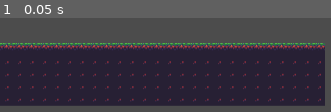
Above: before the commit, frame 1.
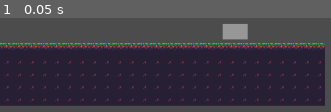
Above: after the commit, the same moment.

Repository: BuendiaGames/Squashy
Game: Godot game, scene res://core/level.tscn
Two runs of this game, one before a commit and one after it. Both use one fixed random seed, a clock stepped at 60 frames per second and the inputs below. This scene is started directly instead of the project's main scene.
Inputs:
- Up to frame 1 (0.05 s): no input

The runs differ from the first frame. In frame 1, 1.3% of the frame differs, in the area x 67-75%, y 6-24%.

Commit message:
Added shooting, barriers and water. Added death. Added anim sync

Diff:
--- /dev/null
+++ b/core/barrier.gd
@@ -0,0 +1,39 @@
+extends Node2D
+
+var life = 100.0
+
+remotesync var team = global_c.TEAM_A
+remotesync var color = global_c.TA_COLOR
+
+func _ready():
+	add_to_group("walls")
+
+#Team of this wall
+func set_team(new_team):
+	if new_team == global_c.TEAM_A:
+		color = global_c.TA_COLOR
+	else:
+		color = global_c.TB_COLOR
+
+	rset("team", new_team)
+	rpc("change_color", color)
+
+#Change the color for all peers
+remotesync func change_color(c):
+	color = c
+	$sprite.modulate = c
+
+
+#Set the correct position, in front of character, and fixing the height
+func set_pos(p, dir):
+	position = p
+	position.x += dir * 40
+	position.y -= 80 #region rect /2
+
+func damage(d):
+	rpc("do_damage_net", d)
+
+remotesync func do_damage_net(d):
+	life -= d
+	if life <= 0:
+		queue_free()
--- /dev/null
+++ b/core/barrier.tscn
@@ -0,0 +1,21 @@
+[gd_scene load_steps=4 format=2]
+
+[ext_resource path="res://core/barrier.gd" type="Script" id=1]
+[ext_resource path="res://graphics/character/barrera.png" type="Texture" id=2]
+
+[sub_resource type="RectangleShape2D" id=1]
+extents = Vector2( 10, 80.6175 )
+
+[node name="barrier" type="Node2D"]
+script = ExtResource( 1 )
+
+[node name="sprite" type="Sprite" parent="."]
+modulate = Color( 0.0862745, 0.980392, 0.960784, 1 )
+texture = ExtResource( 2 )
+region_enabled = true
+region_rect = Rect2( 0, 0, 20, 160 )
+
+[node name="static" type="StaticBody2D" parent="."]
+
+[node name="shape" type="CollisionShape2D" parent="static"]
+shape = SubResource( 1 )
--- a/core/bullet.gd
+++ b/core/bullet.gd
@@ -2,6 +2,8 @@
 
 var bullet_dir = global_c.RIGHT
 var sender_team = global_c.TEAM_A
+
+var damage = 20
 
 const speed = 100
 
@@ -29,7 +31,11 @@
 
 	#TODO add damage/recover depending on team
 	if body.is_in_group("players"):
-		body.damage()
-
+		if sender_team != body.team:
+			body.damage()
+		else:
+			body.recover()
+	elif body.is_in_group("walls"):
+		body.damage(damage)
 
 	queue_free()
--- a/core/bullet.tscn
+++ b/core/bullet.tscn
@@ -1,13 +1,17 @@
-[gd_scene load_steps=3 format=2]
+[gd_scene load_steps=4 format=2]
 
 [ext_resource path="res://core/bullet.gd" type="Script" id=1]
+[ext_resource path="res://graphics/character/Disparo_bala.png" type="Texture" id=2]
 
 [sub_resource type="CircleShape2D" id=1]
-radius = 16.0
+radius = 3.87445
 
 [node name="bullet" type="Area2D"]
 script = ExtResource( 1 )
 
 [node name="shape" type="CollisionShape2D" parent="."]
 shape = SubResource( 1 )
+
+[node name="sprite" type="Sprite" parent="."]
+texture = ExtResource( 2 )
 [connection signal="body_entered" from="." to="." method="_on_bullet_body_entered"]
--- a/core/global_const.gd
+++ b/core/global_const.gd
@@ -9,12 +9,17 @@
 const LEFT = -1
 const RIGHT = 1
 const JUMP = 2
-const NOTHING = 3
+const CHARGE = 3
+const NOTHING = 4
 
 const TEAM_A = 0
 const TEAM_B = 1
+const TEAM_0 = 2
 
 const FL_NORMAL = Vector2(0.0, -1.0)
+
+const TA_COLOR = Color("#59ffff")
+const TB_COLOR = Color("#fa7c16")
 
 # Called when the node enters the scene tree for the first time.
 func _ready():
--- a/core/level.gd
+++ b/core/level.gd
@@ -4,6 +4,8 @@
 var selfID = null
 var player = null
 
+#To avoid continuous firing
+var shoot_released = true
 
 #Pause game
 func _ready():
@@ -61,10 +63,22 @@
 		player.current_action = global_c.JUMP
 		rpc_id(1, "send_action", selfID, global_c.JUMP)
 
+	#Concentrate
+	if event.is_action_pressed("ui_down"):
+		player.current_action = global_c.CHARGE
+		rpc_id(1, "send_action", selfID, global_c.CHARGE)
+	elif event.is_action_released("ui_down") and player.current_action == global_c.CHARGE:
+		player.current_action = global_c.IDLE
+		rpc_id(1, "send_action", selfID, global_c.IDLE)
+
 	#Shoot
-	if event.is_action_pressed("shoot"):
+	if event.is_action_pressed("shoot") and shoot_released:
 		player.shoot()
-		#rpc_id(1, "send_shoot", selfID)
+		shoot_released = false
+	elif event.is_action_released("shoot"):
+		shoot_released = true
+
+
 
 
 func get_player(id):
--- a/core/level.tscn
+++ b/core/level.tscn
@@ -1,7 +1,8 @@
-[gd_scene load_steps=3 format=2]
+[gd_scene load_steps=4 format=2]
 
 [ext_resource path="res://core/level.gd" type="Script" id=1]
 [ext_resource path="res://graphics/tiles/tileset.tres" type="TileSet" id=2]
+[ext_resource path="res://core/water.tscn" type="PackedScene" id=3]
 
 [node name="level" type="Node2D"]
 script = ExtResource( 1 )
@@ -15,3 +16,8 @@
 [node name="players" type="Node2D" parent="."]
 
 [node name="bullets" type="Node2D" parent="."]
+
+[node name="walls" type="Node2D" parent="."]
+
+[node name="water" parent="." instance=ExtResource( 3 )]
+position = Vector2( 301.192, 128.703 )
--- a/core/network_manager.gd
+++ b/core/network_manager.gd
@@ -43,7 +43,8 @@
 		player_info[id] = peer_info
 	else:
 		print("Bad pass")
-		get_tree().network_peer.disconnect_peer(id, true)
+		#get_tree().network_peer.disconnect_peer(id, true)
+		disconnect_from_server(id)
 
 
 #Set up the server
@@ -78,6 +79,13 @@
 		gameID = code.strip_edges()
 	return err
 
+#Terminates the connection from server
+func disconnect_from_server(id):
+	if get_tree().is_network_server():
+		get_tree().network_peer.disconnect_peer(id, true)
+		print("here")
+
+
 
 # ---------------------------------------------------- #
 # Lobby / Connection events
@@ -101,7 +109,7 @@
 
 	#If a player disconnects during a game, free its node
 	if scene.name == "level":
-		scene.get_node("players/" + str(id)).free()
+		scene.get_node("players/" + str(id)).queue_free()
 
 	print("Bye " + str(id))
 
--- a/core/player.gd
+++ b/core/player.gd
@@ -25,7 +25,7 @@
 #Horizontal movement
 const speed = 20
 var vel = Vector2(0.0, 0.0)
-var dir = global_c.RIGHT
+remotesync var dir = global_c.RIGHT
 var current_action = global_c.IDLE
 
 
@@ -34,17 +34,30 @@
 const jumpspeed = 100.0
 const g = 100.0
 remote var in_air = false
-
+var in_water = false
+var water_contact = null
 
 #Actions
-remote var team = global_c.TEAM_A
+var team = global_c.TEAM_A
 var bullet_class = null
+var wall_class = null
+
+
+#Vars
+var life = 100.0
+var maxlife = 100.0
+
+var minscale = 0.4
+
+var create_clock = 0.0
+const create_time = 3.0
 
 # Called when the node enters the scene tree for the first time.
 func _ready():
 	add_to_group("players")
 	update_texture(TEX32) #Set the default texture
 	bullet_class = preload("res://core/bullet.tscn")
+	wall_class = preload("res://core/barrier.tscn")
 	set_process(get_tree().is_network_server())
 
 func _process(delta):
@@ -53,35 +66,57 @@
 
 	#Process actions
 	if current_action == global_c.LEFT or current_action == global_c.RIGHT:
-		dir = current_action
+		rpc_unreliable("look_dir", current_action)
 		vel.x = speed * current_action
-		$sprite.flip_h = dir == global_c.RIGHT
 		if not in_air:
-			change_anim("run")
+			rpc_unreliable("change_anim", "run")
 	elif current_action == global_c.JUMP:
 		vel.y = -jumpspeed
 		in_air = true
-		change_anim("jump_start")
+		rpc("change_anim", "jump_start")
 		set_action(global_c.NOTHING)
 	elif current_action == global_c.IDLE:
 		vel.x = 0.0
-		change_anim("idle")
+		create_clock = 0.0 #Reset the clock for wall creation
+		rpc("change_anim", "idle")
+	elif current_action == global_c.CHARGE:
+		vel.x = 0.0
+		create_clock += delta
+		rpc_unreliable("change_anim", "create")
+		#Build a wall or conquest water, depending on situation
+		if create_clock > create_time:
+			if not in_water:
+				build()
+			else:
+				water_contact.set_team(team)
+			set_action(global_c.IDLE)
 
 	if in_air:
 		vel.y += delta * g
 		if vel.y > 5 * delta * g:
-			change_anim("jump_air")
+			rpc_unreliable("change_anim", "jump_air")
 	else:
 		if vel.y > 5 * delta * g:
-			change_anim("jump_landing")
+			rpc("change_anim", "jump_landing")
 		vel.y = 0
 
 	move_and_slide(vel, global_c.FL_NORMAL)
 
 
+#Changes where am I looking at in every peer
+remotesync func look_dir(d):
+	dir = d
+	$sprite.flip_h = dir == global_c.RIGHT
+
+
+#--------------------------------------------------
+# Create bullets, walls and conquest water
+#--------------------------------------------------
 
 #Shoot a bullet in every peer
 func shoot():
+	damage(5.0)
+	rpc("change_anim", "shoot")
 	rpc("create_bullet")
 
 #Instance a bullet and set its properties
@@ -91,19 +126,45 @@
 	bullet.set_dir(dir)
 	bullet.set_team(team)
 	bullet.position = position
-	bullet.position.x += dir * 50
+	bullet.position.x += dir * 30
 	scene_manager.current_scene.get_node("bullets").add_child(bullet)
 
-#Damage the individual
-func damage():
-	rpc("do_damage_net")
-
-remotesync func do_damage_net():
-	print("Damaged!")
-
-#TODO: set color according to team
+func build():
+	rpc("create_wall")
+
+remotesync func create_wall():
+	var wall = wall_class.instance()
+	wall.set_team(team)
+	wall.set_pos(position, dir)
+	scene_manager.current_scene.get_node("walls").add_child(wall)
+
+#--------------------------------------------------
+# Damage or recover the individual over the network
+#--------------------------------------------------
+func damage(d):
+	rpc("do_damage_net", d)
+
+remotesync func do_damage_net(d):
+	life -= d
+	scale = Vector2(1,1) * (minscale + (1.0-minscale) * life / maxlife)
+	if life <= 0.0:
+		network_manager.disconnect_from_server(int(self.name))
+
+func recover(r):
+	rpc("do_recov_net", r)
+
+remotesync func do_recov_net(r):
+	life = max(life + r, maxlife)
+	print(life)
+	scale = Vector2(1,1) * (minscale + (1.0-minscale) * life / maxlife)
+
+#Configure the team and set the adequate recolor!
 func set_team(new_team):
-	rset("team", new_team)
+	rpc("configure_team", new_team)
+
+remotesync func configure_team(new_team):
+	team = new_team
+	$sprite.material = preload("res://core/red_material.tres")
 
 #This pair of functions change the current action.
 #It does it locally (in server) and remotely (in clients)
@@ -122,10 +183,8 @@
 	position = new_pos
 
 
-#Animation controller
-func change_anim(new_anim):
-	print(anim)
-	print(new_anim)
+#Animation controller over the network!
+remotesync func change_anim(new_anim):
 	if anim != new_anim:
 		anim = new_anim
 		$anim.play(anim)
--- a/core/player.tscn
+++ b/core/player.tscn
@@ -1,8 +1,9 @@
-[gd_scene load_steps=15 format=2]
+[gd_scene load_steps=16 format=2]
 
 [ext_resource path="res://core/player.gd" type="Script" id=1]
 [ext_resource path="res://fonts/Comfortaa-Bold.ttf" type="DynamicFontData" id=2]
-[ext_resource path="res://graphics/character/sheet_iguales.png" type="Texture" id=3]
+[ext_resource path="res://core/red_material.tres" type="Material" id=3]
+[ext_resource path="res://graphics/character/sheet_iguales.png" type="Texture" id=4]
 
 [sub_resource type="RectangleShape2D" id=1]
 extents = Vector2( 16, 16 )
@@ -10,8 +11,7 @@
 [sub_resource type="DynamicFont" id=2]
 font_data = ExtResource( 2 )
 
-[sub_resource type="Animation" id=3]
-resource_name = "boom"
+[sub_resource type="Animation" id=5]
 length = 0.5
 step = 0.05
 tracks/0/type = "value"
@@ -27,8 +27,7 @@
 "values": [ 0, 1, 2, 3, 4, 9 ]
 }
 
-[sub_resource type="Animation" id=4]
-resource_name = "create"
+[sub_resource type="Animation" id=6]
 length = 0.12
 loop = true
 step = 0.06
@@ -45,8 +44,7 @@
 "values": [ 4, 5 ]
 }
 
-[sub_resource type="Animation" id=5]
-resource_name = "idle"
+[sub_resource type="Animation" id=7]
 length = 0.4
 loop = true
 step = 0.2
@@ -63,8 +61,7 @@
 "values": [ 12, 13 ]
 }
 
-[sub_resource type="Animation" id=6]
-resource_name = "jump_air"
+[sub_resource type="Animation" id=8]
 length = 0.2
 loop = true
 tracks/0/type = "value"
@@ -80,8 +77,7 @@
 "values": [ 18, 19 ]
 }
 
-[sub_resource type="Animation" id=7]
-resource_name = "jump_landing"
+[sub_resource type="Animation" id=9]
 length = 0.3
 tracks/0/type = "value"
 tracks/0/path = NodePath("sprite:frame")
@@ -96,8 +92,7 @@
 "values": [ 16, 17, 16 ]
 }
 
-[sub_resource type="Animation" id=8]
-resource_name = "jump_start"
+[sub_resource type="Animation" id=10]
 length = 0.2
 tracks/0/type = "value"
 tracks/0/path = NodePath("sprite:frame")
@@ -112,8 +107,7 @@
 "values": [ 16, 17 ]
 }
 
-[sub_resource type="Animation" id=9]
-resource_name = "plop"
+[sub_resource type="Animation" id=11]
 tracks/0/type = "value"
 tracks/0/path = NodePath("sprite:frame")
 tracks/0/interp = 1
@@ -174,22 +168,23 @@
 text = "Nick"
 
 [node name="sprite" type="Sprite" parent="."]
-texture = ExtResource( 3 )
+material = ExtResource( 3 )
+texture = ExtResource( 4 )
 vframes = 5
 hframes = 4
 frame = 5
 
 [node name="anim" type="AnimationPlayer" parent="."]
 autoplay = "idle"
-anims/boom = SubResource( 3 )
-anims/create = SubResource( 4 )
-anims/idle = SubResource( 5 )
-anims/jump_air = SubResource( 6 )
-anims/jump_landing = SubResource( 7 )
-anims/jump_start = SubResource( 8 )
-anims/plop = SubResource( 9 )
-anims/run = SubResource( 10 )
-anims/shoot = SubResource( 11 )
+anims/boom = SubResource( 5 )
+anims/create = SubResource( 6 )
+anims/idle = SubResource( 7 )
+anims/jump_air = SubResource( 8 )
+anims/jump_landing = SubResource( 9 )
+anims/jump_start = SubResource( 10 )
+anims/plop = SubResource( 11 )
+anims/run = SubResource( 12 )
+anims/shoot = SubResource( 13 )
 next/jump_landing = "idle"
 next/jump_start = "jump_air"
 next/shoot = "idle"
--- /dev/null
+++ b/core/red_material.tres
@@ -0,0 +1,6 @@
+[gd_resource type="ShaderMaterial" load_steps=2 format=2]
+
+[ext_resource path="res://core/red_team.shader" type="Shader" id=1]
+
+[resource]
+shader = ExtResource( 1 )
--- /dev/null
+++ b/core/red_team.shader
@@ -0,0 +1,30 @@
+shader_type canvas_item;
+
+
+void fragment() {
+
+	float light_blue = 1.0;
+	float dark_blue =  236.0/255.0;
+	float border_blue = 96.0/255.0;
+	float thr = 0.1;
+
+	vec4 curr_color = texture(TEXTURE,UV); // Get current color of pixel
+
+	if (curr_color.b == 1.0)
+	{
+		COLOR = vec4(1.0, 145.0/255.0, 72.0/255.0, 1.0);
+	}
+	else if (curr_color.b == dark_blue)
+	{
+		COLOR = vec4(1.0, 85.0/255.0, 53.0/255.0, 1.0);
+	}
+	else if (curr_color.b == border_blue && curr_color.a > 0.0)
+	{
+		COLOR = vec4(92.0/255.0, 45.0/255.0, 77.0/255.0, 1.0);
+	}
+	else
+	{
+		COLOR = curr_color;
+	}
+
+}
--- a/core/scene_manager.gd
+++ b/core/scene_manager.gd
@@ -42,6 +42,10 @@
 		player.position = Vector2(100.0 + 20*j, 100.0)
 		#Set team and nick based on the info we received
 		player.get_node("nick").text = network.player_info[p]["nick"]
+		if (j % 2 == 0):
+			player.set_team(global_c.TEAM_A)
+		else:
+			player.set_team(global_c.TEAM_B)
 		j += 1
 		#player.set_network_master(str(p))
 		get_node("/root/" + current_scene.name + "/players").add_child(player)
--- /dev/null
+++ b/core/water.gd
@@ -0,0 +1,46 @@
+extends Area2D
+
+remotesync var team = global_c.TEAM_0
+remotesync var color = global_c.TA_COLOR
+
+
+func _ready():
+	pass
+
+func set_team(new_team):
+	if new_team == global_c.TEAM_A:
+		color = global_c.TA_COLOR
+	else:
+		color = global_c.TB_COLOR
+
+	rset("team", new_team)
+	rpc("change_color", color)
+
+#Change the color for all peers
+remotesync func change_color(c):
+	color = c
+	$sprite.modulate = c
+	$sprite.modulate.a = 0.5
+
+
+#When you enter the water, and are a player,
+#register water inside player. Then recover if it is our team
+func _on_water_body_entered(body):
+
+	if body.is_in_group("players") and get_tree().is_network_server():
+
+		print("inside")
+
+		body.in_water = true
+		body.water_contact = self
+
+		if team == body.team:
+			print("recovering...")
+			body.recover(0.001)
+
+#Make information about water vanish
+func _on_water_body_exited(body):
+
+	if body.is_in_group("players") and get_tree().is_network_server():
+		body.in_water = false
+		body.water_contact = null
--- /dev/null
+++ b/core/water.tscn
@@ -0,0 +1,19 @@
+[gd_scene load_steps=4 format=2]
+
+[ext_resource path="res://core/water.gd" type="Script" id=1]
+[ext_resource path="res://graphics/tiles/water.png" type="Texture" id=2]
+
+[sub_resource type="RectangleShape2D" id=1]
+extents = Vector2( 16, 10 )
+
+[node name="water" type="Area2D"]
+script = ExtResource( 1 )
+
+[node name="sprite" type="Sprite" parent="."]
+modulate = Color( 1, 1, 1, 0.419608 )
+texture = ExtResource( 2 )
+
+[node name="shape" type="CollisionShape2D" parent="."]
+shape = SubResource( 1 )
+[connection signal="body_entered" from="." to="." method="_on_water_body_entered"]
+[connection signal="body_exited" from="." to="." method="_on_water_body_exited"]
Not shown: 2 places in core/player.tscn that only renumber resources
Binary file added: graphics/character/Disparo_bala.png
Not shown, added: graphics/character/Disparo_bala.png.import
Binary file added: graphics/character/barrera.png
Not shown, added: graphics/character/barrera.png.import
Binary file added: graphics/tiles/water.png
Not shown, added: graphics/tiles/water.png.import
